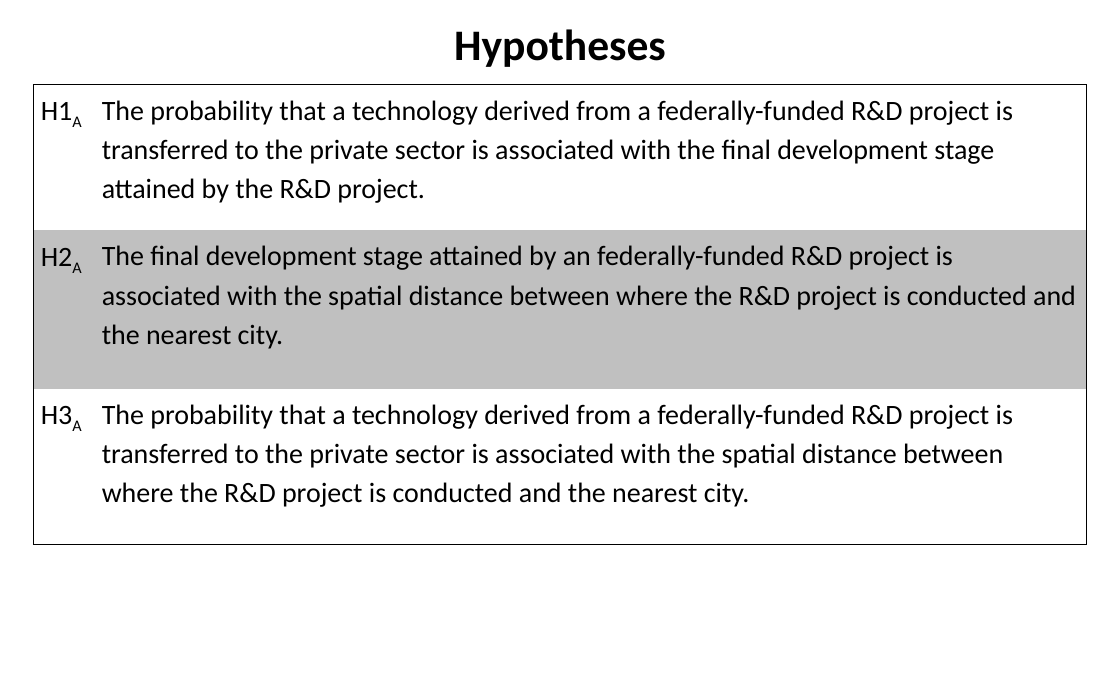
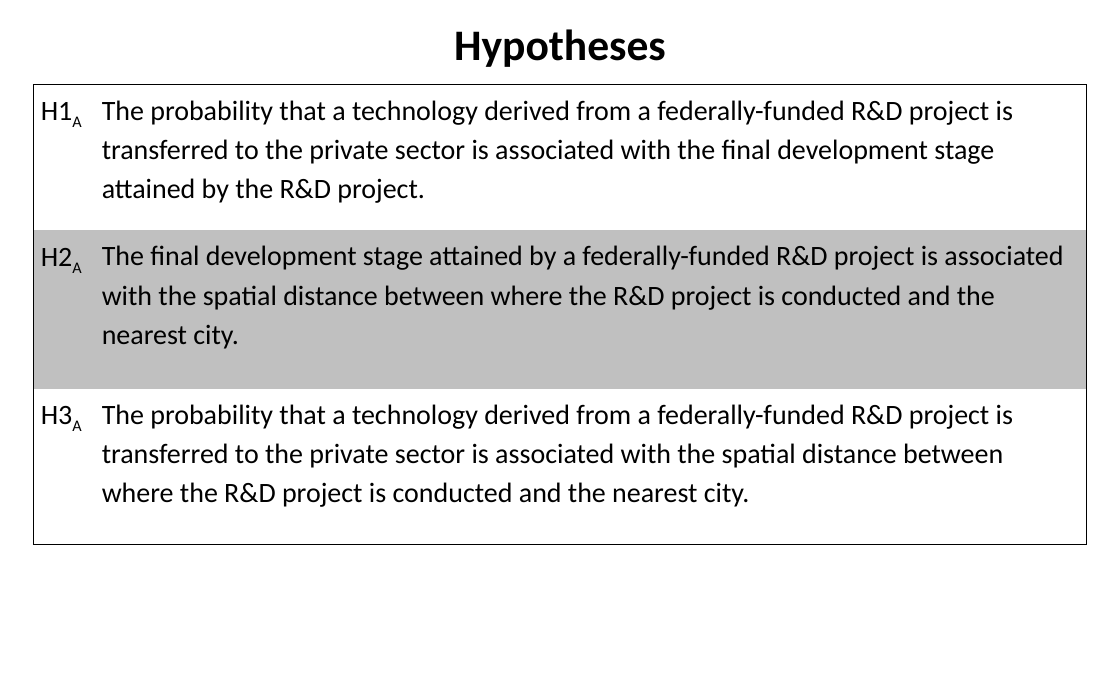
Before and after one commit to SLU-Courses-Townes/SOC5600, a slide deck: slide 16 of FinalProject/Presentation/Townes_SOC5600_FinalProject_Presentation.pptx (slide 14 before the commit). Drawn at 1120x700 pixels with LibreOffice and Linux fonts; fonts in the diff are those of the drawing. Boxes give left, top, right and bottom in pixels: in the first picture for what was removed or moved away, otherwise in the second. Text is boxed around its words. In the diff, an @@ line names an element or a change of style, - is before the commit and + after.

Commit message:
Complete draft of Final Project presentation

```diff
--- a/FinalProject/Presentation/Townes_SOC5600_FinalProject_Presentation.pptx
+++ b/FinalProject/Presentation/Townes_SOC5600_FinalProject_Presentation.pptx
@@ table at [34,85,1086,545] @@
-row 2, column 2: The final development stage attained by an federally-funded R&D project is associated with the spatial distance between where the R&D project is conducted and the nearest city.
+row 2, column 2: The final development stage attained by a federally-funded R&D project is associated with the spatial distance between where the R&D project is conducted and the nearest city.
```
Also in this commit, not shown: 15 other slides changed, 7 slides added, 1 slide removed.
